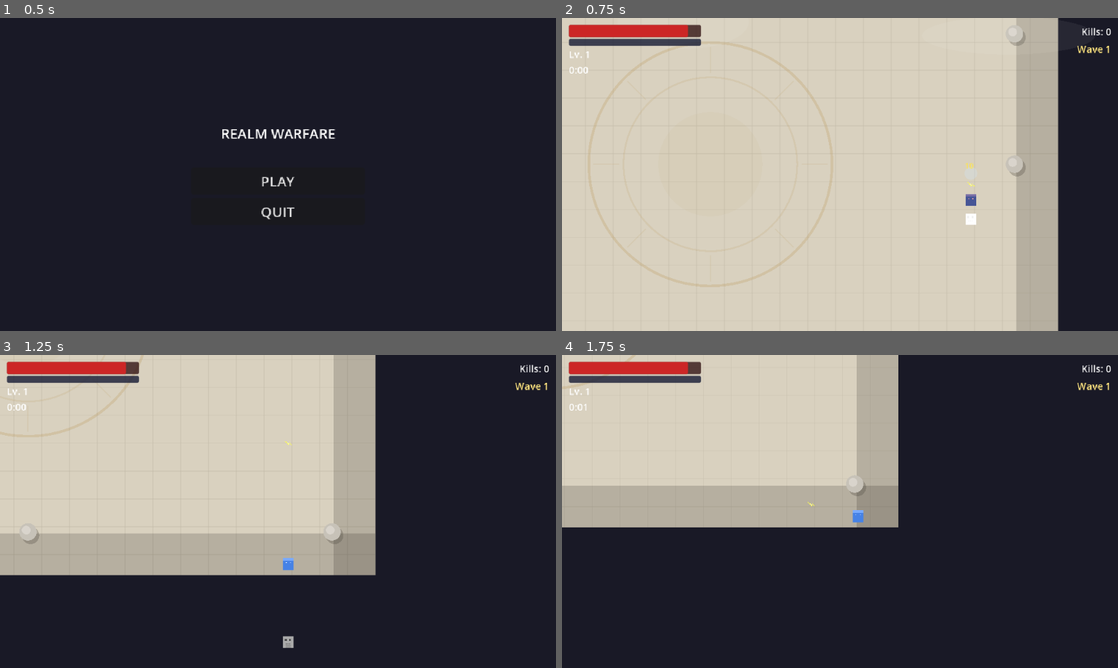
Above: before the commit, frames 1-4 (two rows, left to right).
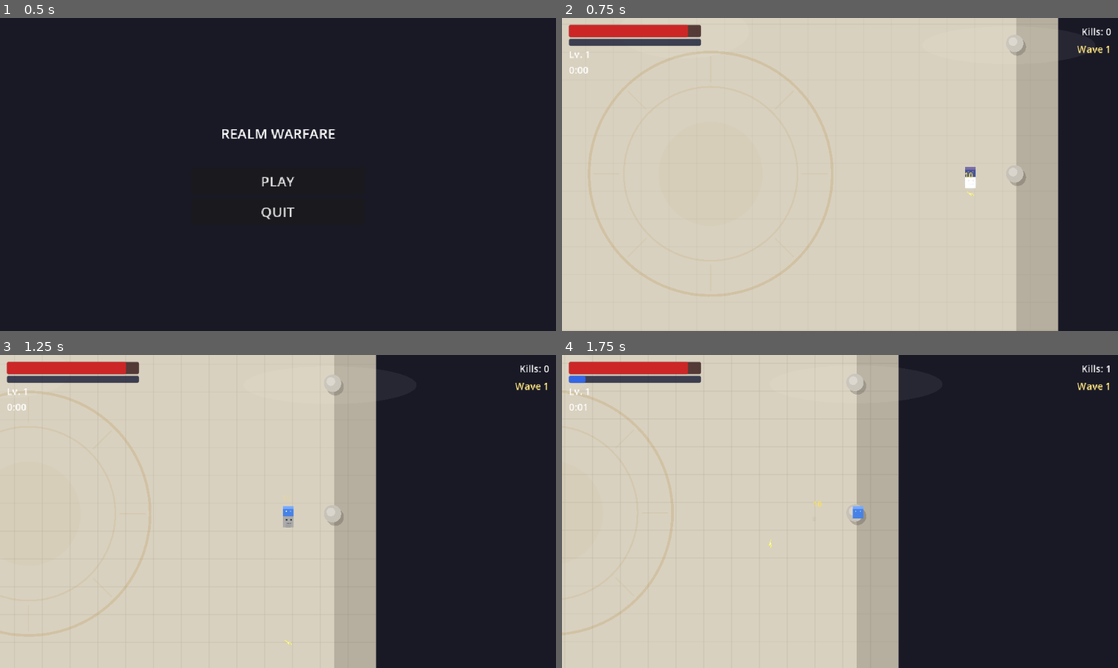
Above: after the commit, the same moments.

Repository: LshMakh/RealmWarfare
Game: Godot game, scene res://scenes/main_menu/main_menu.tscn
Two runs of this game, one before a commit and one after it. Both use one fixed random seed, a clock stepped at 60 frames per second and the inputs below.
Inputs (mouse positions are in pixels of both pictures, inside the frame that each line leads up to):
- Up to frame 1 (0.5 s): no input
- Up to frame 2 (0.75 s): click "PLAY" at 0.5 s
- Up to frame 3 (1.25 s): no input
- Up to frame 4 (1.75 s): move the mouse to (962, 495) at 1.27 s; hold D (move_right) from 1.28 s (still down); click (962, 495) at 1.42 s

Frame 1 is identical in both runs. In frame 2, 1.9% of the frame differs, in the area x 4-84%, y 2-90%; in frame 3, 30%; in frame 4, 36%, in the area x 0-99%, y 0-100%.

Commit message:
feat: wire enemy behavior states, update enemy data for MVP polish

Diff:
--- a/data/enemies/cerberus_data.tres
+++ b/data/enemies/cerberus_data.tres
@@ -6,10 +6,10 @@
 [resource]
 script = ExtResource("1")
 name = "Cerberus"
-max_health = 300
+max_health = 500
 speed = 35.0
 damage = 25
-xp_reward = 20
+xp_reward = 50
 sprite_texture = ExtResource("2")
 is_boss = true
 collision_radius = 14.0
--- a/data/enemies/cyclops_data.tres
+++ b/data/enemies/cyclops_data.tres
@@ -9,7 +9,7 @@
 max_health = 80
 speed = 25.0
 damage = 20
-xp_reward = 3
+xp_reward = 8
 sprite_texture = ExtResource("2")
 is_boss = false
 collision_radius = 10.0
--- /dev/null
+++ b/data/enemies/gorgon_data.tres
@@ -0,0 +1,14 @@
+[gd_resource type="Resource" script_class="EnemyData" load_steps=2 format=3]
+
+[ext_resource type="Script" path="res://data/enemies/enemy_data.gd" id="1"]
+
+[resource]
+script = ExtResource("1")
+name = "Gorgon"
+max_health = 100
+speed = 0.0
+damage = 0
+xp_reward = 10
+is_boss = false
+collision_radius = 8.0
+behavior_type = 5
--- a/data/enemies/harpy_data.tres
+++ b/data/enemies/harpy_data.tres
@@ -9,7 +9,7 @@
 max_health = 12
 speed = 60.0
 damage = 5
-xp_reward = 1
+xp_reward = 2
 sprite_texture = ExtResource("2")
 is_boss = false
 collision_radius = 5.0
--- a/data/enemies/minotaur_data.tres
+++ b/data/enemies/minotaur_data.tres
@@ -6,10 +6,10 @@
 [resource]
 script = ExtResource("1")
 name = "Minotaur"
-max_health = 40
+max_health = 60
 speed = 35.0
 damage = 15
-xp_reward = 2
+xp_reward = 5
 sprite_texture = ExtResource("2")
 is_boss = false
 collision_radius = 8.0
--- /dev/null
+++ b/data/enemies/satyr_data.tres
@@ -0,0 +1,14 @@
+[gd_resource type="Resource" script_class="EnemyData" load_steps=2 format=3]
+
+[ext_resource type="Script" path="res://data/enemies/enemy_data.gd" id="1"]
+
+[resource]
+script = ExtResource("1")
+name = "Satyr"
+max_health = 25
+speed = 50.0
+damage = 8
+xp_reward = 3
+is_boss = false
+collision_radius = 6.0
+behavior_type = 4
--- a/data/enemies/skeleton_data.tres
+++ b/data/enemies/skeleton_data.tres
@@ -6,7 +6,7 @@
 [resource]
 script = ExtResource("1")
 name = "Skeleton"
-max_health = 20
+max_health = 15
 speed = 40.0
 damage = 10
 xp_reward = 1
--- a/scripts/entities/enemies/enemy_charger_state.gd
+++ b/scripts/entities/enemies/enemy_charger_state.gd
@@ -20,7 +20,7 @@
 
 
 func enter() -> void:
-	_enemy = owner as EnemyBase
+	_enemy = get_parent() as EnemyBase
 	_phase = Phase.WALKING
 	_phase_timer = 0.0
 
--- a/scripts/entities/enemies/enemy_diver_state.gd
+++ b/scripts/entities/enemies/enemy_diver_state.gd
@@ -20,7 +20,7 @@
 
 
 func enter() -> void:
-	_enemy = owner as EnemyBase
+	_enemy = get_parent() as EnemyBase
 	_phase = Phase.APPROACH
 	_phase_timer = 0.0
 
--- a/scripts/entities/enemies/enemy_kiter_state.gd
+++ b/scripts/entities/enemies/enemy_kiter_state.gd
@@ -16,7 +16,7 @@
 
 
 func enter() -> void:
-	_enemy = owner as EnemyBase
+	_enemy = get_parent() as EnemyBase
 	_javelin_cooldown = JAVELIN_INTERVAL
 	# Randomize initial strafe direction
 	_strafe_sign = 1.0 if randf() > 0.5 else -1.0
--- a/scripts/entities/enemies/enemy_slam_state.gd
+++ b/scripts/entities/enemies/enemy_slam_state.gd
@@ -20,7 +20,7 @@
 
 
 func enter() -> void:
-	_enemy = owner as EnemyBase
+	_enemy = get_parent() as EnemyBase
 	_phase = Phase.APPROACHING
 	_phase_timer = 0.0
 	_throw_cooldown = THROW_INTERVAL
--- a/scripts/entities/enemies/enemy_swarm_state.gd
+++ b/scripts/entities/enemies/enemy_swarm_state.gd
@@ -12,7 +12,7 @@
 
 
 func enter() -> void:
-	_enemy = owner as EnemyBase
+	_enemy = get_parent() as EnemyBase
 
 
 func physics_update(delta: float) -> void:
--- a/scripts/entities/enemies/enemy_zoner_state.gd
+++ b/scripts/entities/enemies/enemy_zoner_state.gd
@@ -25,7 +25,7 @@
 
 
 func enter() -> void:
-	_enemy = owner as EnemyBase
+	_enemy = get_parent() as EnemyBase
 	_phase = Phase.SETUP
 	_phase_timer = SETUP_DURATION
 	_beam_active = false
--- a/scripts/entities/enemy_base.gd
+++ b/scripts/entities/enemy_base.gd
@@ -5,6 +5,8 @@
 var pool: ObjectPool
 var _player: Node2D = null
 var _dying: bool = false
+var _active_behavior: Node = null
+var _behavior_cache: Dictionary = {}  # BehaviorType int -> Node
 
 @onready var sprite: Sprite2D = $Sprite2D
 @onready var health_component: HealthComponent = $HealthComponent
@@ -79,6 +81,8 @@
 	# Reset cluster
 	cluster_id = -1
 	is_cluster_leader = false
+	# Attach / activate behavior node
+	_setup_behavior()
 
 
 func reset() -> void:
@@ -100,6 +104,11 @@
 	# Reset cluster
 	cluster_id = -1
 	is_cluster_leader = false
+	# Deactivate all cached behaviors (cached nodes stay for reuse)
+	for state: Node in _behavior_cache.values():
+		state.set_process(false)
+		state.set_physics_process(false)
+	_active_behavior = null
 
 
 # --- Physics ---
@@ -130,10 +139,9 @@
 		move_and_slide()
 		return
 
-	# Behavior update (delegated to child node)
-	var behavior: Node = get_node_or_null("BehaviorState")
-	if behavior and behavior.has_method("physics_update"):
-		behavior.physics_update(delta)
+	# Behavior update (delegated to cached child node)
+	if _active_behavior and _active_behavior.has_method("physics_update"):
+		_active_behavior.physics_update(delta)
 
 	# Sprite flip
 	if velocity.x != 0:
@@ -191,6 +199,52 @@
 
 func get_player() -> Node2D:
 	return _player
+
+
+# --- Behavior wiring ---
+
+func _setup_behavior() -> void:
+	# Deactivate all cached behaviors
+	for state: Node in _behavior_cache.values():
+		state.set_process(false)
+		state.set_physics_process(false)
+
+	var bt: int = data.behavior_type
+	if bt == EnemyData.BehaviorType.BOSS:
+		_active_behavior = null
+		return  # Boss uses its own script (Task 13)
+
+	if not _behavior_cache.has(bt):
+		var state: Node = _create_behavior(bt)
+		if state:
+			state.name = "BehaviorState_%d" % bt
+			add_child(state)
+			_behavior_cache[bt] = state
+
+	var active: Node = _behavior_cache.get(bt)
+	if active:
+		active.set_process(true)
+		active.set_physics_process(true)
+		if active.has_method("enter"):
+			active.enter()
+	_active_behavior = active
+
+
+func _create_behavior(bt: int) -> Node:
+	match bt:
+		EnemyData.BehaviorType.SWARM:
+			return EnemySwarmState.new()
+		EnemyData.BehaviorType.DIVER:
+			return EnemyDiverState.new()
+		EnemyData.BehaviorType.CHARGER:
+			return EnemyChargerState.new()
+		EnemyData.BehaviorType.TANK_SLAM:
+			return EnemySlamState.new()
+		EnemyData.BehaviorType.KITER:
+			return EnemyKiterState.new()
+		EnemyData.BehaviorType.ZONER:
+			return EnemyZonerState.new()
+	return null
 
 
 # --- Damage & hit feedback ---
